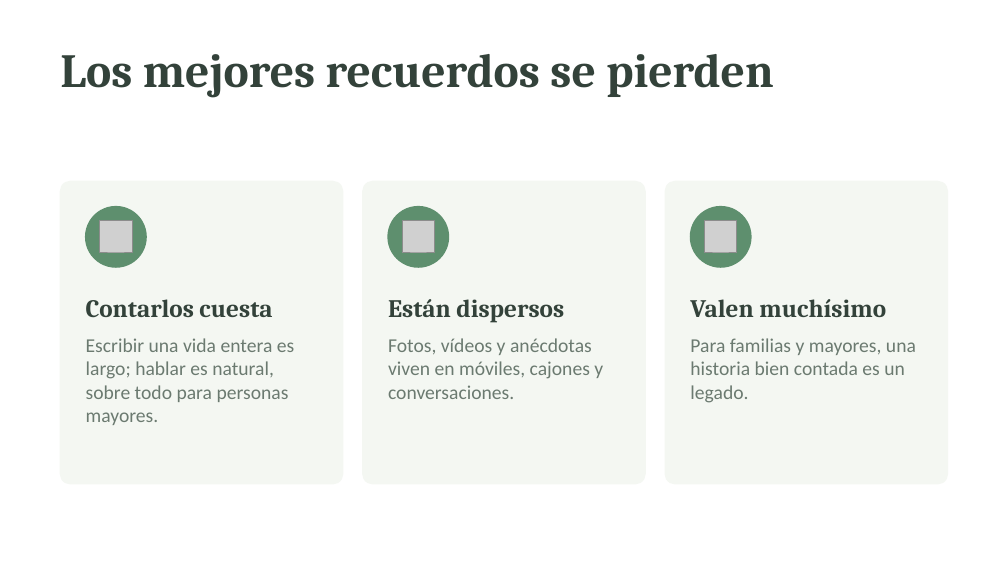
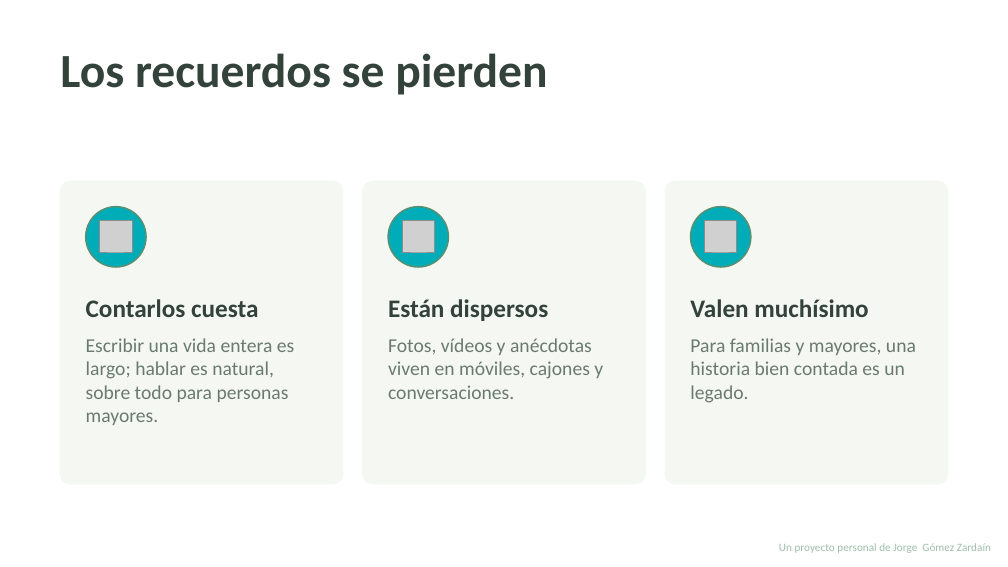
Before and after one commit to jgzmac/mis-memorias-de-oro, a slide deck: slide 3 of docs/Mi-Circulo-del-Tiempo-presentacion.pptx (slide 2 before the commit). Drawn at 1008x567 pixels with LibreOffice and Linux fonts; fonts in the diff are those of the drawing; grey boxes stand for pictures. Boxes give left, top, right and bottom in pixels: in the first picture for what was removed or moved away, otherwise in the second. Text is boxed around its words. In the diff, an @@ line names an element or a change of style, - is before the commit and + after.

Commit message:
versión 2.1.3 - Añadidos textos y anotaciones de propiedad intelectual a nombre de Jorge Gómez Zardaín

```diff
--- a/docs/Mi-Circulo-del-Tiempo-presentacion.pptx
+++ b/docs/Mi-Circulo-del-Tiempo-presentacion.pptx
@@ text at [60,53,547,95]: text changed; font Cambria to Calibri @@
-Los mejores recuerdos se pierden
+Los recuerdos se pierden
@@ fill #5E8F6E to #00ACB7 in 3 elements at [86,207,146,267], [388,207,449,267], [690,207,751,267] @@
@@ font Cambria to Calibri in 3 elements at [86,299,258,317], [388,299,548,321], [690,299,868,317] @@
@@ text added at [779,543,991,553], 8 pt, text #9FBFAA @@
+Un proyecto personal de Jorge Gómez Zardaín
```
Also in this commit, not shown: 7 other slides changed, 2 slides added, 28 other files.
